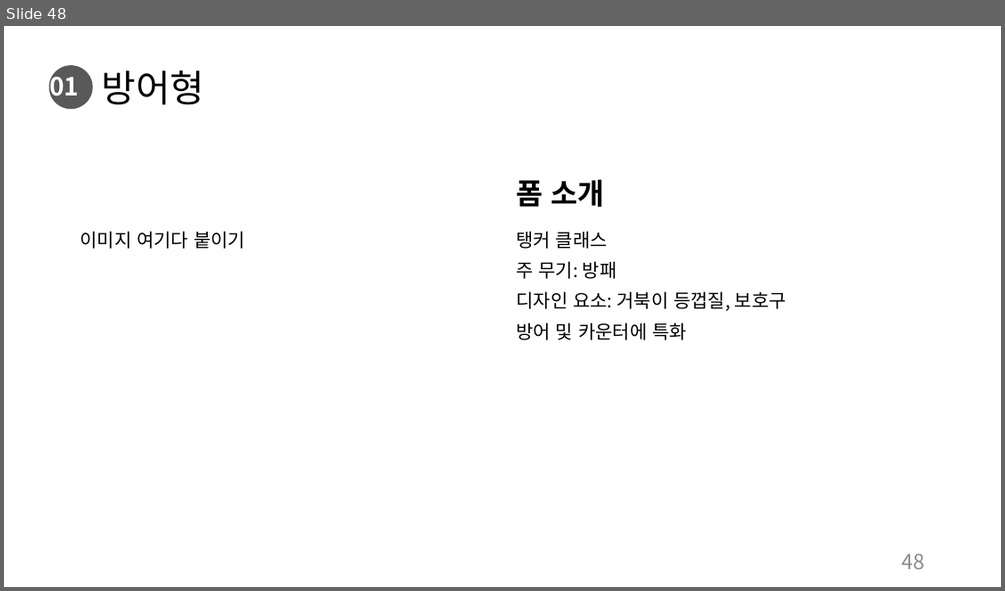
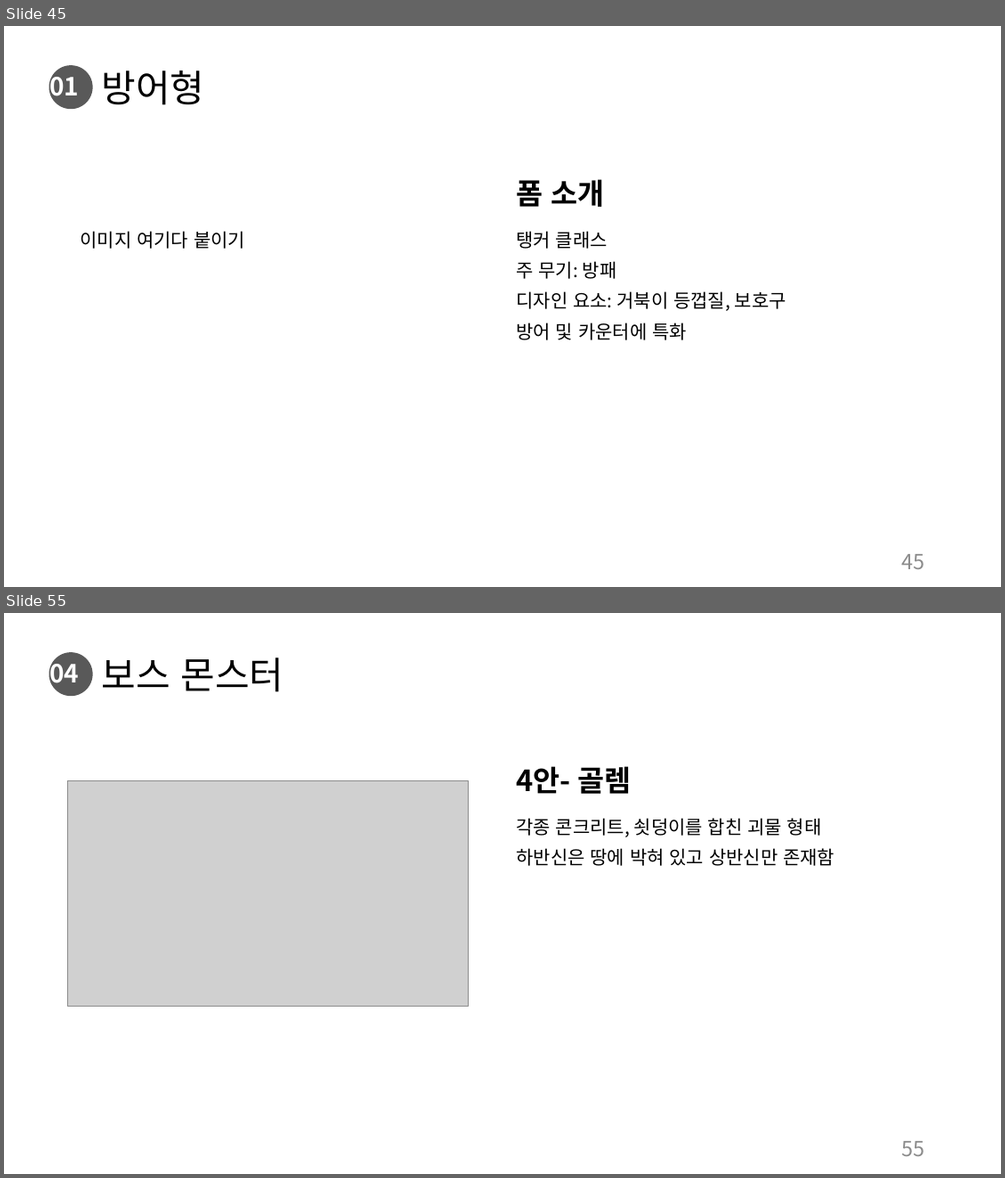
Before and after one commit to charobe/HDB, a slide deck: 조영욱/하자 드 바이오.pptx. Shown one above the other, each under a label of ours: slide 48 before the commit, slides 45 and 55 after it; the slides between them are not shown. The pictures are 1005x591 and 1005x1178 pixels, drawn with LibreOffice and Linux fonts; fonts in the diff are those of the drawing; grey boxes stand for pictures. Boxes give left, top, right and bottom in pixels: in the first picture for what was removed or moved away, otherwise in the second. Text is boxed around its words. In the diff, an @@ line names an element or a change of style, - is before the commit and + after.

```diff
--- a/조영욱/하자 드 바이오.pptx
+++ b/조영욱/하자 드 바이오.pptx
@@ slide 55 added at [4, 613, 1001, 1174], background #FFFFFF; not listed: 1 template element that a slide beside it also shows @@
@@ text added at [49, 657, 79, 690], 24 pt, text #FFFFFF, bold @@
+04
@@ title added at [102, 657, 284, 692], 36 pt, text #000000 @@
+보스 몬스터
@@ text added at [516, 766, 631, 794], 28 pt, text #000000, bold @@
+4안- 골렘
@@ picture added at [67, 780, 469, 1005] @@
@@ text added at [516, 818, 834, 866], 18 pt, text #000000 @@
+각종 콘크리트, 쇳덩이를 합친 괴물 형태
+하반신은 땅에 박혀 있고 상반신만 존재함
@@ page number added at [902, 1141, 925, 1156], 20 pt, text #8C8C8C @@
+55
@@ what was slide 48 is now slide 45 @@
@@ page number at [902, 554, 925, 569]: text changed @@
-48
+45
```
Also in this commit, not shown: 4 slides changed, 6 other slides added.
